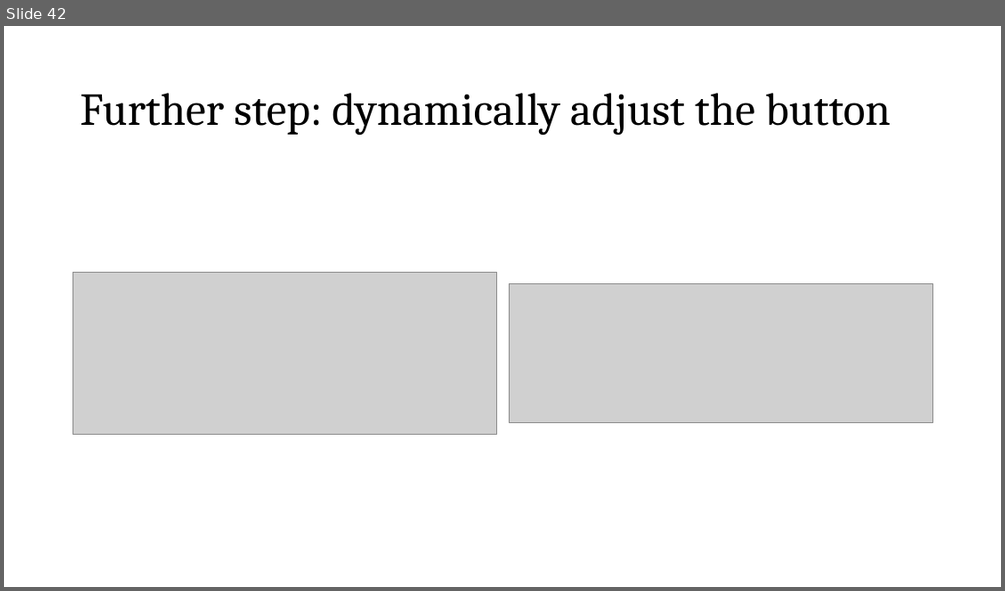
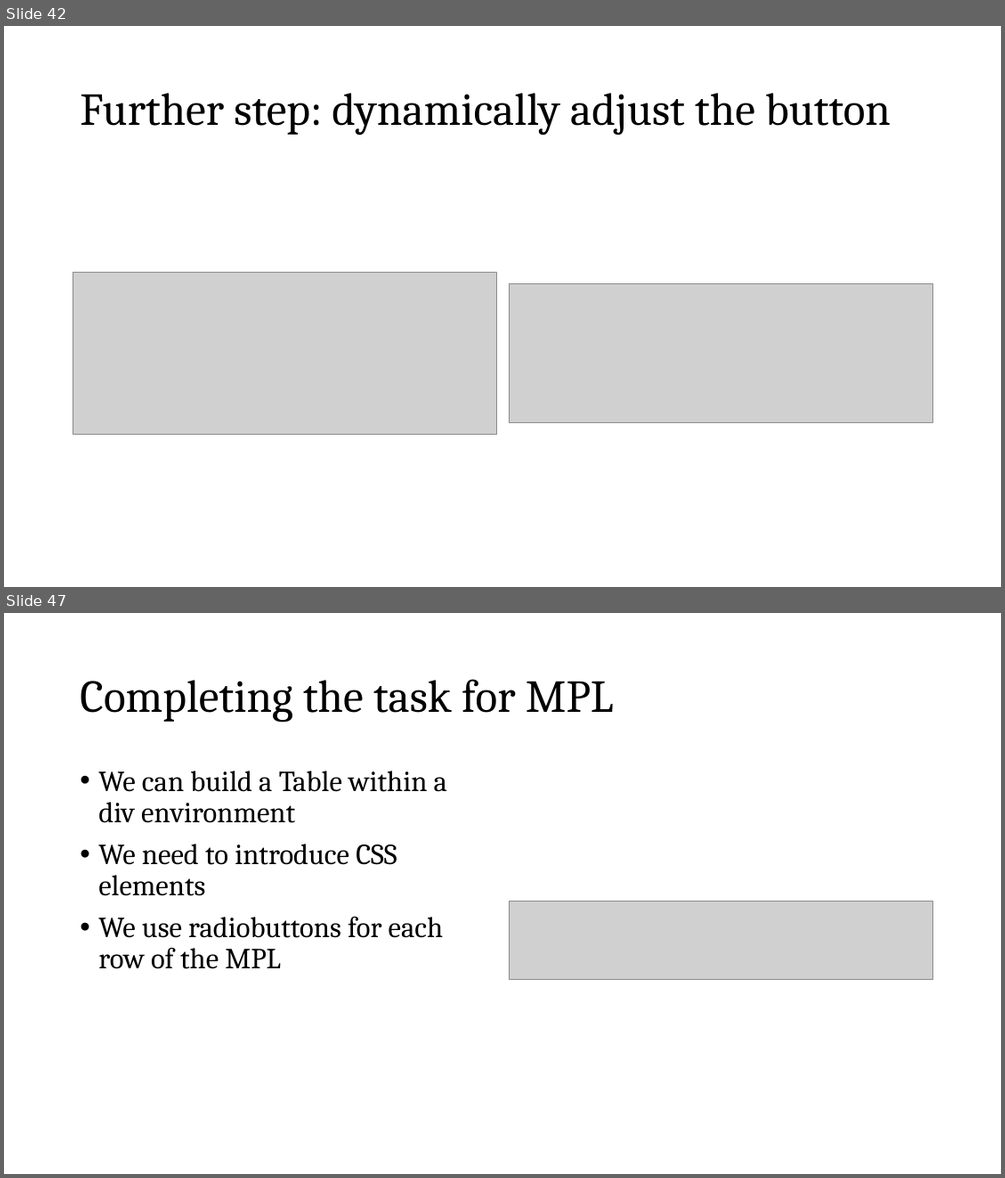
Before and after one commit to fbogliacino/labjsCourse, a slide deck: slides/Slides Labjs.pptx. Shown one above the other, each under a label of ours: slide 42 before the commit, slides 42 and 47 after it; the slides between them are not shown. The pictures are 1005x591 and 1005x1178 pixels, drawn with LibreOffice and Linux fonts; fonts in the diff are those of the drawing; grey boxes stand for pictures. Boxes give left, top, right and bottom in pixels: in the first picture for what was removed or moved away, otherwise in the second. Text is boxed around its words. In the diff, an @@ line names an element or a change of style, - is before the commit and + after.

```diff
--- a/slides/Slides Labjs.pptx
+++ b/slides/Slides Labjs.pptx
@@ slide 47 added at [4, 613, 1001, 1174], background #FFFFFF @@
@@ title added at [80, 679, 614, 722], 44 pt, text #000000 @@
+Completing the task for MPL
@@ text added at [98, 771, 447, 969], 28 pt, text #000000 @@
+• We can build a Table within a div environment
+• We need to introduce CSS elements
+• We use radiobuttons for each row of the MPL
@@ picture added at [509, 900, 933, 980] @@
```
Also in this commit, not shown: 1 slide changed, 6 other slides added, 1 slide removed, 1 other file.
